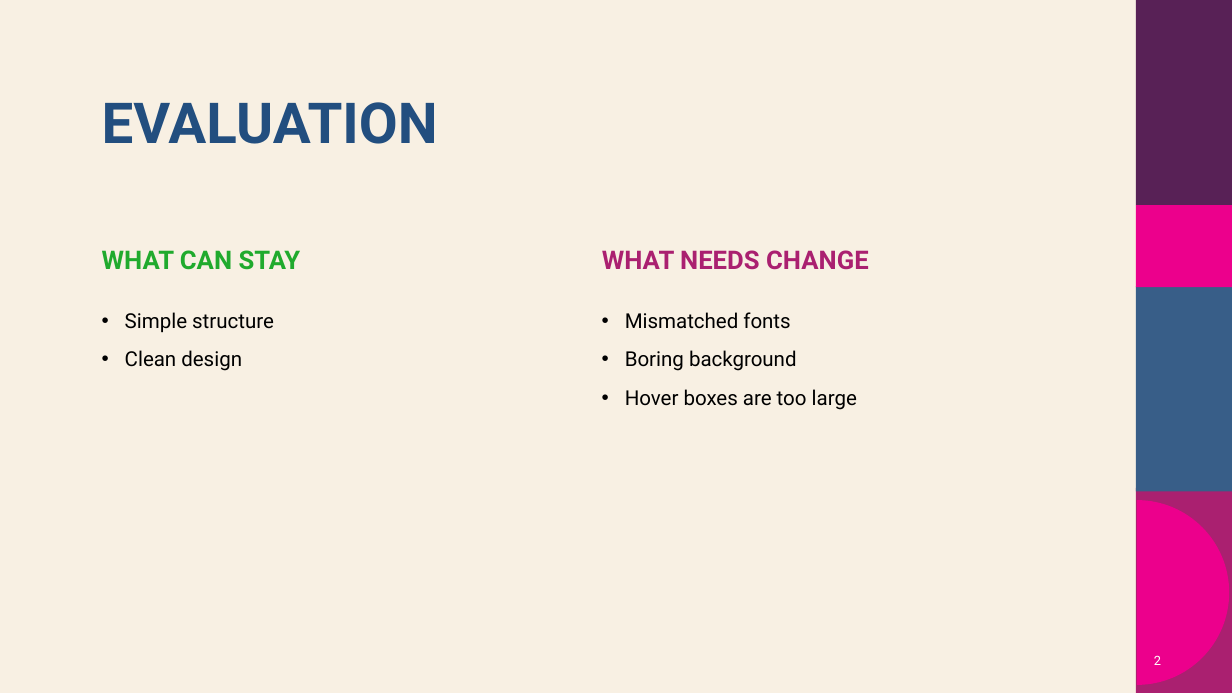
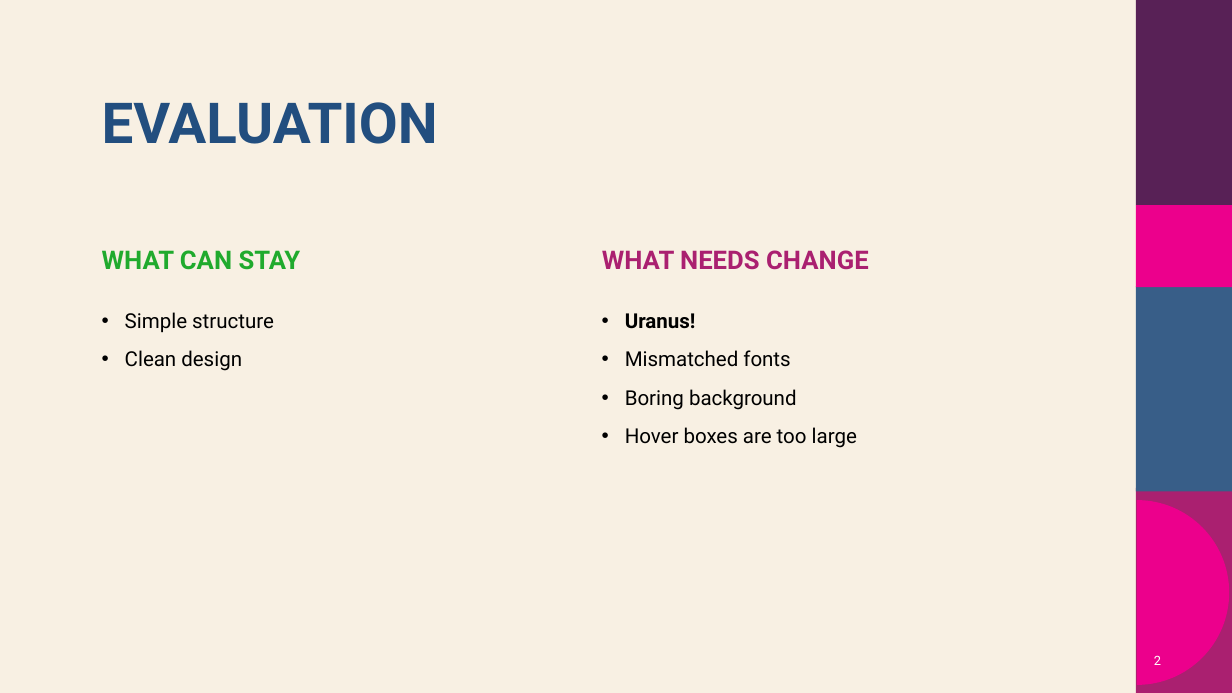
Before and after one commit to AlexandrePineau/Planetary-Guide, a slide deck: slide 2 of Revival Ressources/Presentation.pptx. Drawn at 1232x693 pixels with LibreOffice and Linux fonts; fonts in the diff are those of the drawing; background and template pictures are left out. Boxes give left, top, right and bottom in pixels: in the first picture for what was removed or moved away, otherwise in the second. Text is boxed around its words. In the diff, an @@ line names an element or a change of style, - is before the commit and + after.

```diff
--- a/Revival Ressources/Presentation.pptx
+++ b/Revival Ressources/Presentation.pptx
@@ text at <box>625,313,696,329</box>: paragraph added @@
+• Uranus!
```
Also in this commit, not shown: 4 other files.
